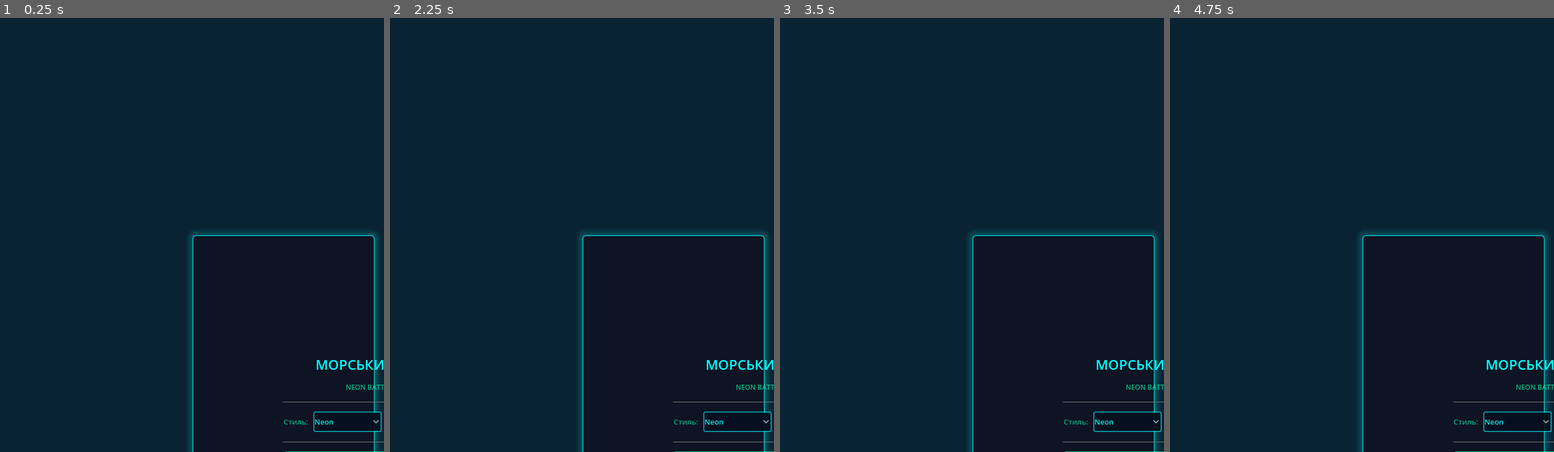
Above: before the commit, frames 1-4 (left to right).
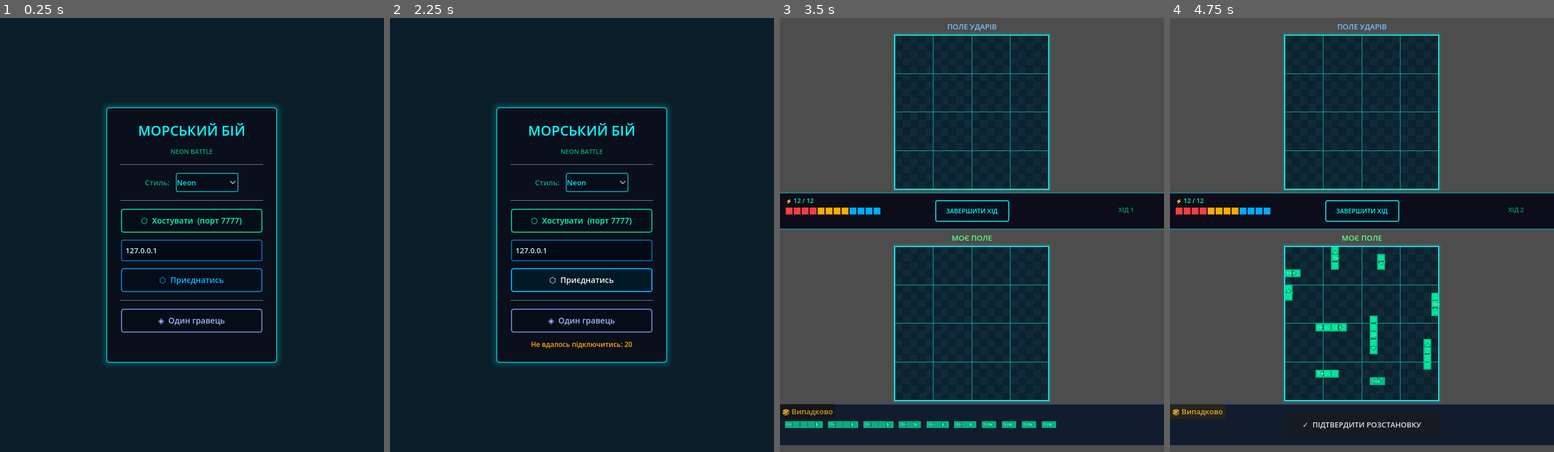
Above: after the commit, the same moments.

Repository: MaanAndrii/sea-battle
Game: Godot game, scene res://LobbyScene.tscn
Two runs of this game, one before a commit and one after it. Both use one fixed random seed, a clock stepped at 60 frames per second and the inputs below.
Inputs (mouse positions are in pixels of both pictures, inside the frame that each line leads up to):
- Up to frame 1 (0.25 s): no input
- Up to frame 2 (2.25 s): click "Neon" at 0.5 s; click (582, 221) at 1.25 s, where only the run after the commit has a clickable "⬡ Хостувати (порт 7777)"; click (582, 278) at 2 s, where only the run after the commit has a clickable "⬡ Приєднатись"
- Up to frame 3 (3.5 s): click (972, 321) at 2.75 s, where only the run after the commit has a clickable "◈ Один гравець"
- Up to frame 4 (4.75 s): click (1362, 208) at 3.5 s, where only the run after the commit has a clickable "ЗАВЕРШИТИ ХІД"; click (1196, 412) at 4.25 s, where only the run after the commit has a clickable "🎲 Випадково"

The runs differ from the first frame. In frame 1, 10% of the frame differs, in the area x 27-100%, y 20-100%; in frame 2, 9.4%; in frame 3, 59%; in frame 4, 59%, in the area x 0-100%, y 0-100%.

Commit message:
Fix lobby layout: use CenterContainer + PanelContainer
Replaced Panel+PRESET_CENTER (which positioned incorrectly because
offsets were calculated before minimum size was set) with the correct
Godot pattern: CenterContainer (FULL_RECT) → PanelContainer (auto-sizes
to content) → MarginContainer (padding) → VBoxContainer.

https://claude.ai/code/session_01LRtSv2AvgtiG7kpcxHke16

Diff:
--- a/Scripts/LobbyUI.gd
+++ b/Scripts/LobbyUI.gd
@@ -10,11 +10,11 @@
 var _transport:   Node  = null
 var _net_manager: Node  = null
 
-var _status_lbl:  Label       = null
-var _ip_field:    LineEdit    = null
-var _host_btn:    Button      = null
-var _join_btn:    Button      = null
-var _solo_btn:    Button      = null
+var _status_lbl:  Label        = null
+var _ip_field:    LineEdit     = null
+var _host_btn:    Button       = null
+var _join_btn:    Button       = null
+var _solo_btn:    Button       = null
 var _skin_opt:    OptionButton = null
 
 func _ready() -> void:
@@ -27,42 +27,57 @@
 	bg.set_anchors_and_offsets_preset(Control.PRESET_FULL_RECT)
 	add_child(bg)
 
-	# Subtle pixel grid overlay — 3 vertical + horizontal faint lines
-	var grid_overlay = ColorRect.new()
-	grid_overlay.color = Color(0.0, 0.667, 1.0, 0.04)
-	grid_overlay.set_anchors_and_offsets_preset(Control.PRESET_FULL_RECT)
-	add_child(grid_overlay)
-
-	# Centered card panel
-	var panel = _make_panel()
-	add_child(panel)
+	# CenterContainer fills parent and automatically centers its child
+	var center = CenterContainer.new()
+	center.set_anchors_and_offsets_preset(Control.PRESET_FULL_RECT)
+	add_child(center)
+
+	# PanelContainer sizes to its content — correct approach for a card
+	var panel = PanelContainer.new()
+	panel.custom_minimum_size = Vector2(300, 0)
+	var panel_style = StyleBoxFlat.new()
+	panel_style.bg_color     = Color(0.04, 0.05, 0.10, 0.95)
+	panel_style.border_color = Color(0.0, 1.0, 1.0, 0.55)
+	panel_style.set_border_width_all(2)
+	panel_style.set_corner_radius_all(5)
+	panel_style.shadow_color = Color(0.0, 1.0, 1.0, 0.15)
+	panel_style.shadow_size  = 10
+	panel.add_theme_stylebox_override("panel", panel_style)
+	center.add_child(panel)
+
+	# Margin inside the panel card
+	var margin = MarginContainer.new()
+	margin.add_theme_constant_override("margin_left",   24)
+	margin.add_theme_constant_override("margin_right",  24)
+	margin.add_theme_constant_override("margin_top",    22)
+	margin.add_theme_constant_override("margin_bottom", 22)
+	panel.add_child(margin)
 
 	var vbox = VBoxContainer.new()
-	vbox.set_anchors_and_offsets_preset(Control.PRESET_CENTER)
-	vbox.custom_minimum_size = Vector2(300, 0)
-	vbox.add_theme_constant_override("separation", 14)
-	panel.add_child(vbox)
+	vbox.add_theme_constant_override("separation", 12)
+	margin.add_child(vbox)
 
 	# Title
 	var title = Label.new()
 	title.text = "МОРСЬКИЙ БІЙ"
 	title.horizontal_alignment = HORIZONTAL_ALIGNMENT_CENTER
 	title.add_theme_font_size_override("font_size", 24)
-	title.add_theme_color_override("font_color", Color(0.0, 1.0, 1.0, 1.0))  # #00ffff
+	title.add_theme_color_override("font_color", Color(0.0, 1.0, 1.0, 1.0))
 	vbox.add_child(title)
 
 	var sub = Label.new()
 	sub.text = "NEON BATTLE"
 	sub.horizontal_alignment = HORIZONTAL_ALIGNMENT_CENTER
-	sub.add_theme_font_size_override("font_size", 12)
-	sub.add_theme_color_override("font_color", Color(0.0, 1.0, 0.667, 0.70))  # #00ffaa
+	sub.add_theme_font_size_override("font_size", 11)
+	sub.add_theme_color_override("font_color", Color(0.0, 1.0, 0.667, 0.65))
 	vbox.add_child(sub)
 
-	_add_separator(vbox, Color(0.0, 1.0, 1.0, 0.30))
-
-	# Skin selector
+	_add_separator(vbox, Color(0.0, 1.0, 1.0, 0.28))
+
+	# Skin row
 	var skin_row = HBoxContainer.new()
-	skin_row.add_theme_constant_override("separation", 8)
+	skin_row.alignment = BoxContainer.ALIGNMENT_CENTER
+	skin_row.add_theme_constant_override("separation", 10)
 	vbox.add_child(skin_row)
 
 	var skin_lbl = Label.new()
@@ -74,34 +89,33 @@
 	_skin_opt = OptionButton.new()
 	_skin_opt.add_item("Classic")
 	_skin_opt.add_item("Neon")
-	_skin_opt.selected = 1   # default Neon
-	_skin_opt.custom_minimum_size = Vector2(120, 36)
+	_skin_opt.selected = 1
+	_skin_opt.custom_minimum_size = Vector2(110, 34)
 	_skin_opt.add_theme_font_size_override("font_size", 13)
 	_apply_neon_opt_style(_skin_opt)
 	skin_row.add_child(_skin_opt)
 
-	_add_separator(vbox, Color(0.0, 1.0, 1.0, 0.20))
-
-	# Network buttons
-	_host_btn = _make_btn("⬡  Хостувати  (порт 7777)", Color(0.0, 1.0, 0.667))   # #00ffaa
+	_add_separator(vbox, Color(0.0, 1.0, 1.0, 0.18))
+
+	_host_btn = _make_btn("⬡  Хостувати  (порт 7777)", Color(0.0, 1.0, 0.667))
 	_host_btn.pressed.connect(_on_host)
 	vbox.add_child(_host_btn)
 
 	_ip_field = LineEdit.new()
 	_ip_field.text = DEFAULT_IP
 	_ip_field.placeholder_text = "IP-адреса сервера"
-	_ip_field.custom_minimum_size = Vector2(0, 40)
+	_ip_field.custom_minimum_size = Vector2(0, 38)
 	_ip_field.add_theme_font_size_override("font_size", 13)
 	_apply_neon_line_edit_style(_ip_field, Color(0.0, 0.667, 1.0))
 	vbox.add_child(_ip_field)
 
-	_join_btn = _make_btn("⬡  Приєднатись", Color(0.0, 0.667, 1.0))              # #00aaff
+	_join_btn = _make_btn("⬡  Приєднатись", Color(0.0, 0.667, 1.0))
 	_join_btn.pressed.connect(_on_join)
 	vbox.add_child(_join_btn)
 
-	_add_separator(vbox, Color(0.0, 1.0, 1.0, 0.15))
-
-	_solo_btn = _make_btn("◈  Один гравець", Color(0.6, 0.7, 1.0))
+	_add_separator(vbox, Color(0.0, 1.0, 1.0, 0.14))
+
+	_solo_btn = _make_btn("◈  Один гравець", Color(0.55, 0.65, 1.0))
 	_solo_btn.pressed.connect(_on_solo)
 	vbox.add_child(_solo_btn)
 
@@ -109,48 +123,36 @@
 	_status_lbl.text = ""
 	_status_lbl.horizontal_alignment = HORIZONTAL_ALIGNMENT_CENTER
 	_status_lbl.add_theme_font_size_override("font_size", 12)
-	_status_lbl.add_theme_color_override("font_color", Color(1.0, 0.667, 0.0, 1.0))  # #ffaa00
+	_status_lbl.add_theme_color_override("font_color", Color(1.0, 0.667, 0.0, 1.0))
 	_status_lbl.autowrap_mode = TextServer.AUTOWRAP_WORD
 	vbox.add_child(_status_lbl)
 
-func _make_panel() -> Control:
-	var p = Panel.new()
-	p.set_anchors_and_offsets_preset(Control.PRESET_CENTER)
-	p.custom_minimum_size = Vector2(320, 420)
-
-	var style = StyleBoxFlat.new()
-	style.bg_color = Color(0.06, 0.06, 0.12, 0.92)
-	style.border_color = Color(0.0, 1.0, 1.0, 0.50)
-	style.set_border_width_all(2)
-	style.set_corner_radius_all(6)
-	style.shadow_color = Color(0.0, 1.0, 1.0, 0.18)
-	style.shadow_size  = 12
-	p.add_theme_stylebox_override("panel", style)
-	return p
+# ── Widget helpers ────────────────────────────────────────────
 
 func _make_btn(txt: String, accent: Color) -> Button:
 	var btn = Button.new()
 	btn.text = txt
-	btn.custom_minimum_size = Vector2(0, 46)
+	btn.custom_minimum_size = Vector2(0, 42)
 	btn.add_theme_font_size_override("font_size", 14)
 
 	var sn = StyleBoxFlat.new()
-	sn.bg_color = Color(0.02, 0.06, 0.12, 0.95)
-	sn.border_color = Color(accent.r, accent.g, accent.b, 0.75)
+	sn.bg_color     = Color(0.02, 0.05, 0.10, 0.95)
+	sn.border_color = Color(accent.r, accent.g, accent.b, 0.72)
 	sn.set_border_width_all(2)
 	sn.set_corner_radius_all(4)
 	btn.add_theme_stylebox_override("normal", sn)
-	btn.add_theme_color_override("font_color", Color(accent.r * 1.1, accent.g * 1.1, accent.b * 1.1, 1.0))
+	btn.add_theme_color_override("font_color", Color(min(accent.r * 1.1, 1.0),
+		min(accent.g * 1.1, 1.0), min(accent.b * 1.1, 1.0), 1.0))
 
 	var sh = StyleBoxFlat.new()
-	sh.bg_color = Color(accent.r * 0.12, accent.g * 0.12, accent.b * 0.12, 0.95)
+	sh.bg_color     = Color(accent.r * 0.15, accent.g * 0.15, accent.b * 0.15, 0.95)
 	sh.border_color = accent
 	sh.set_border_width_all(2)
 	sh.set_corner_radius_all(4)
 	btn.add_theme_stylebox_override("hover", sh)
 
 	var sp = StyleBoxFlat.new()
-	sp.bg_color = Color(accent.r * 0.25, accent.g * 0.25, accent.b * 0.25, 0.95)
+	sp.bg_color     = Color(accent.r * 0.28, accent.g * 0.28, accent.b * 0.28, 0.95)
 	sp.border_color = Color(accent.r, accent.g, accent.b, 1.0)
 	sp.set_border_width_all(2)
 	sp.set_corner_radius_all(4)
@@ -160,7 +162,7 @@
 
 func _apply_neon_opt_style(opt: OptionButton) -> void:
 	var sn = StyleBoxFlat.new()
-	sn.bg_color = Color(0.02, 0.06, 0.12, 0.95)
+	sn.bg_color     = Color(0.02, 0.05, 0.10, 0.95)
 	sn.border_color = Color(0.0, 1.0, 1.0, 0.55)
 	sn.set_border_width_all(2)
 	sn.set_corner_radius_all(3)
@@ -169,19 +171,19 @@
 
 func _apply_neon_line_edit_style(le: LineEdit, accent: Color) -> void:
 	var sn = StyleBoxFlat.new()
-	sn.bg_color = Color(0.02, 0.05, 0.10, 0.95)
-	sn.border_color = Color(accent.r, accent.g, accent.b, 0.60)
+	sn.bg_color = Color(0.02, 0.04, 0.09, 0.95)
+	sn.border_color = Color(accent.r, accent.g, accent.b, 0.55)
 	sn.set_border_width_all(2)
 	sn.set_corner_radius_all(3)
 	sn.content_margin_left = 8
 	le.add_theme_stylebox_override("normal", sn)
-	le.add_theme_stylebox_override("focus", sn)
-	le.add_theme_color_override("font_color", Color(0.75, 0.95, 1.0, 1.0))
+	le.add_theme_stylebox_override("focus",  sn)
+	le.add_theme_color_override("font_color",  Color(0.75, 0.95, 1.0, 1.0))
 	le.add_theme_color_override("caret_color", Color(accent.r, accent.g, accent.b, 1.0))
 
 func _add_separator(parent: Node, color: Color) -> void:
 	var sep = HSeparator.new()
-	sep.add_theme_constant_override("separation", 6)
+	sep.add_theme_constant_override("separation", 5)
 	sep.add_theme_color_override("color", color)
 	parent.add_child(sep)
 
